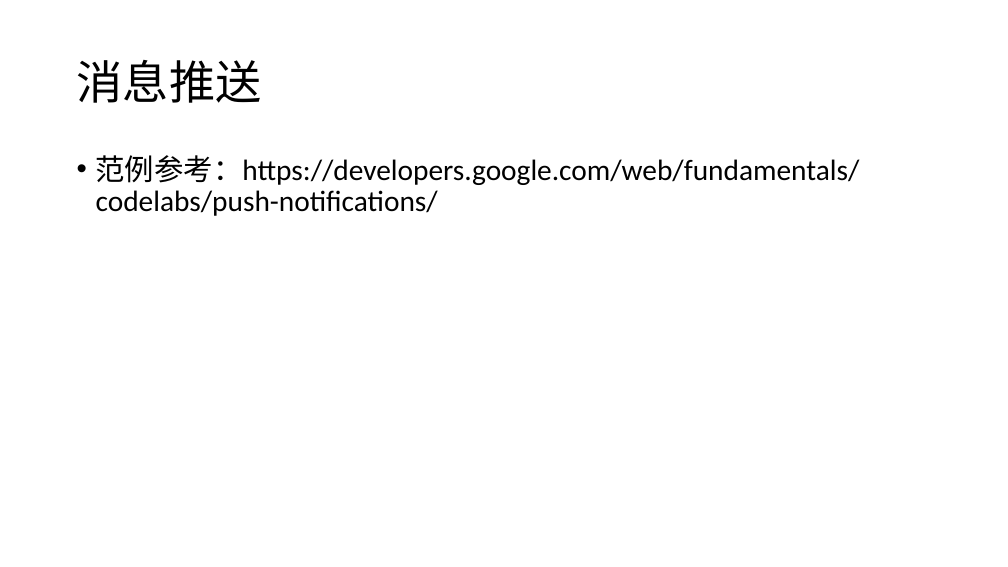
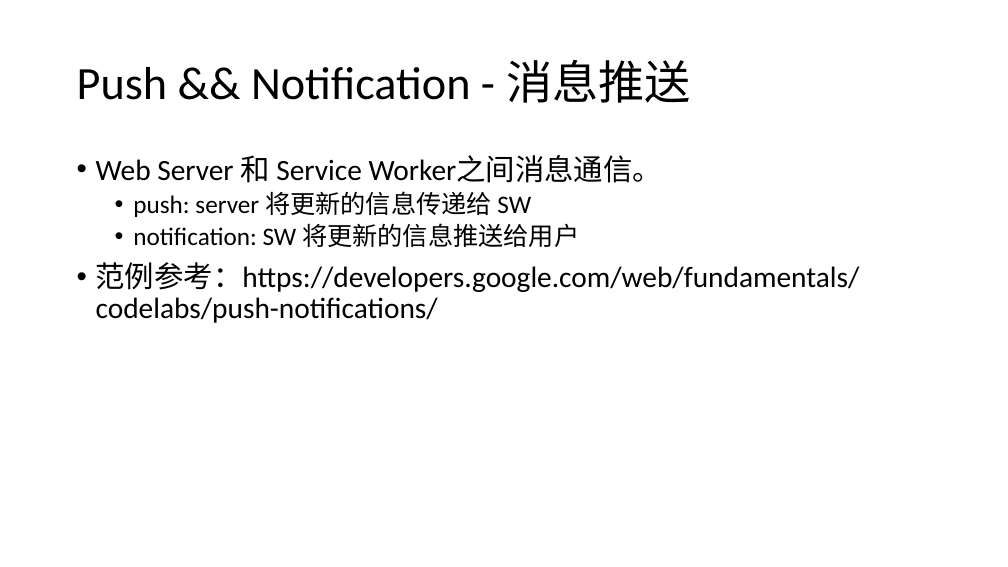
Before and after one commit to alanz2015/Study-Notes, a slide deck: slide 19 of Brief on PWA.pptx (slide 16 before the commit). Drawn at 1008x567 pixels with LibreOffice and Linux fonts; fonts in the diff are those of the drawing. Boxes give left, top, right and bottom in pixels: in the first picture for what was removed or moved away, otherwise in the second. Text is boxed around its words. In the diff, an @@ line names an element or a change of style, - is before the commit and + after.

Commit message:
Update PWA

```diff
--- a/Brief on PWA.pptx
+++ b/Brief on PWA.pptx
@@ title at [77,60,691,103]: text changed @@
-消息推送
+Push && Notification - 消息推送
@@ text at [96,155,662,247]: paragraphs added @@
+• Web Server 和 Service Worker之间消息通信。
+  • push: server 将更新的信息传递给 SW
+  • notification: SW 将更新的信息推送给用户
```
Also in this commit, not shown: 1 other slide changed, 3 slides added.
